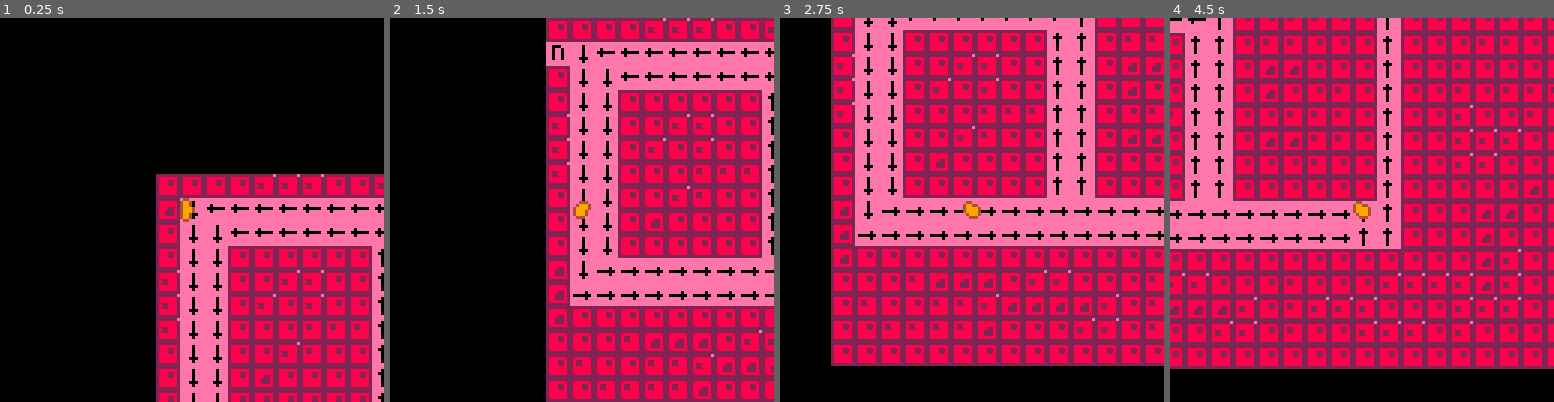
Above: before the commit, frames 1-4 (left to right).
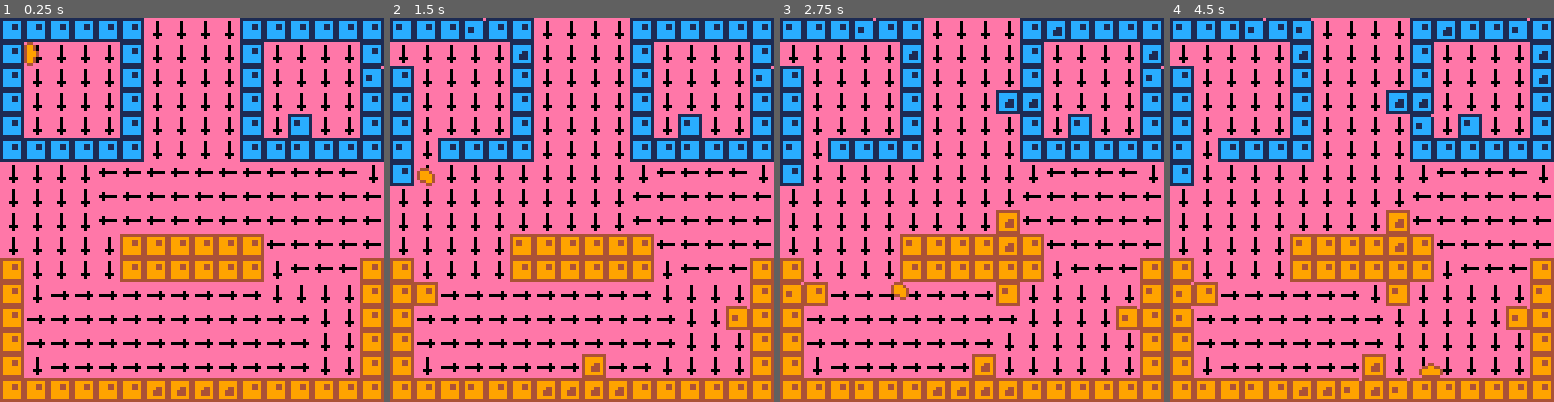
Above: after the commit, the same moments.

Repository: Compynerd255/thehansinator-ludum-dare-38
Game: PICO-8 cartridge game.p8
Same seed, same stepped clock (60 frames per second), same inputs: the game is played once before the commit and once after it.
Inputs:
- Up to frame 1 (0.25 s): no input
- Up to frame 2 (1.5 s): tap X (X key) at 0.33, 1.07 s; tap O (Z key) at 0.7 s
- Up to frame 3 (2.75 s): hold Right 1.6-2.1 s; tap O (Z key) at 1.7, 2.1, 2.5 s; tap X (X key) at 1.85 s; hold Up 2.15-2.42 s; hold Right from 2.47 s (still down)
- Up to frame 4 (4.5 s): tap O (Z key) every 0.4 s from 2.9 to 4.1 s; tap X (X key) at 2.97, 4.08 s; release Right at 3.03 s; hold Left 3.08-3.58 s; hold Down 3.63-3.97 s; hold Right from 4.02 s (still down)

The runs differ from the first frame. In frame 1, 88% of the frame differs, in the area x 0-100%, y 0-100%; in frame 2, 85%; in frame 3, 85%; in frame 4, 90%.

Commit message:
Add cell replication

Diff:
--- a/game.p8
+++ b/game.p8
@@ -3,6 +3,16 @@
 __lua__
 --slime lords
 --thehansinator
+
+dirinfoset={
+ {2,3,1,0,"y","x"},
+ {2,3,0,1,"y","x"},
+ {0,1,3,2,"x","y"},
+ {0,1,2,3,"x","y"}
+}
+
+fieldwidth=16
+fieldheight=16
 
 function _init()
 
@@ -20,17 +30,11 @@
 player.x=1
 player.y=1
 
-dirinfoset={
- {2,3,1,0,"y","x"},
- {2,3,0,1,"y","x"},
- {0,1,3,2,"x","y"},
- {0,1,2,3,"x","y"}
-}
-
 end
 
 function _update()
 
+update_tiles()
 update_player()
 
 end
@@ -38,13 +42,134 @@
 function _draw()
 
 cls(14)
-local cx=(player.x)
-local cy=(player.y)
-camera((cx*8)-60,(cy*8)-60)
-draw_map(flr(cx),flr(cy))
+local camx=
+ (player.x)*(fieldwidth-16)/
+ fieldwidth
+local camy=
+ (player.y)*(fieldheight-16)/
+ fieldheight
+camera((camx*8),(camy*8))
+draw_map(camx,camy)
 draw_slime(player)
 
 end
+
+function update_tiles()
+
+local changeorders={}
+local i
+local j
+for i=0,fieldwidth do
+ for j=0,fieldheight do
+  local m=mget(i,j)
+  if m>=1 and m<=5 then
+   update_tile_current(
+    i,j,m,changeorders)
+  elseif m>=16 and m<=31 then
+   update_tile_cell(
+    i,j,m,changeorders)
+  end
+ end
+end
+
+local c
+for c in all(changeorders) do
+ mset(c.x,c.y,c.m)
+end
+
+end
+
+--update empty tile with
+--current
+function update_tile_current(
+ x,y,m,changeorders)
+
+local cv = {}
+cv.x=rnd(2)-1
+cv.y=rnd(2)-1
+if m>=1 and m<=4 then
+ cv=vecdir_add(cv,m-1,1)
+end
+local i
+local j
+for i=-1,1 do
+ for j=-1,1 do
+ local o=mget(x+i,y+j)
+ if o>=1 and o<=4 then
+  cv=vecdir_add(cv,o-1,1)
+ end
+ end
+end
+
+cv.x /= 10
+cv.y /= 10
+
+local newm = m
+
+if abs(cv.x)<0.5 then cv.x=0 end
+if abs(cv.y)<0.5 then cv.y=0 end
+
+if abs(cv.x)>abs(cv.y) then
+ if cv.x < 0 then
+  newm=1
+ else
+  newm=2
+ end
+else
+ if cv.y < 0 then
+  newm=3
+ else
+  newm=4
+ end
+end
+
+if newm != m then
+ local changeorder={}
+ changeorder.x=x
+ changeorder.y=y
+ changeorder.m=newm
+ add(changeorders,changeorder)
+end
+
+end
+
+--update tile with cell
+function update_tile_cell(
+ x,y,m,changeorders)
+
+local mcol=flr((m-16)/4)
+
+--cells change shape once
+--every few frames
+if rnd(300)<1 then
+ local changeorder={}
+ changeorder.x=x
+ changeorder.y=y
+ changeorder.m=
+  (mcol*4+16)+flr(rnd(4))
+ add(changeorders,changeorder)
+end
+
+--cells replicate once every
+--600 frames on average
+if rnd(600)<1 then
+ local d=flr(rnd(4))
+ local pos={}
+ pos.x=x
+ pos.y=y
+ pos=vecdir_add(pos,d,1)
+ if not is_solid(pos.x,pos.y)
+ then
+  local changeorder={}
+  changeorder.x=pos.x
+  changeorder.y=pos.y
+  changeorder.m=
+   (mcol*4+16)+flr(rnd(4))
+  add(changeorders,changeorder)
+ end
+end
+
+end --update_tile_cell
 
 function update_player()
 
@@ -235,11 +360,11 @@
  {0,1}
 }
 
-function vecdir_add(v,dir,mag)
+function vecdir_add(v,d,mag)
 
 local u = {}
-u.x = vecdirs[dir+1][1] * mag
-u.y = vecdirs[dir+1][2] * mag
+u.x = vecdirs[d+1][1] * mag
+u.y = vecdirs[d+1][2] * mag
 u.x += v.x
 u.y += v.y
 return u
@@ -253,13 +378,15 @@
 
 end
 
-function draw_map(cx,cy)
-
+function draw_map(camx,camy)
+
+camx=flr(camx)
+camy=flr(camy)
 local i=0
 local j=0
-for i=cx-8,cx+9 do
- for j=cy-8,cy+9 do
-  local m=mget(flr(i),flr(j))
+for i=camx,camx+16 do
+ for j=camy,camy+16 do
+  local m=mget(i,j)
   --if m >= 16 then
    spr(m,i*8,j*8)
   --end
@@ -413,168 +540,168 @@
 eeeeeeeeeeeeeeeeeeeeeeeeeeeeeeeeeeeeeeeeeeeeeeeeeeeeeeeeeeeeeeeeeeeeeeeeeeeeeeeeeeeeeeeeeeeeeeeeeeeeeeeeeeeeeeeeeeeeeeeeeeeeeeee
 
 __gff__
-0200000000000000000000000000000002020202020202020202020202020202000000000000000000000000000000000000000000000000000000000000000000000000000000000000000000000000000000000000000000000000000000000000000000000000000000000000000000000000000000000000000000000000
+0201010101010000000000000000000002020202020202020202020202020202000000000000000000000000000000000000000000000000000000000000000000000000000000000000000000000000000000000000000000000000000000000000000000000000000000000000000000000000000000000000000000000000
 0000000000000000000000000000000000000000000000000000000000000000000000000000000000000000000000000000000000000000000000000000000000000000000000000000000000000000000000000000000000000000000000000000000000000000000000000000000000000000000000000000000000000000
 __map__
-1010101011111110101111101010101010101010101013131313131310101000000000000000000000000000000000000000000000000000000000000000000000000000000000000000000000000000000000000000000000000000000000000000000000000000000000000000000000000000000000000000000000000000
-1204010101010101010101010101010101011010131310101313101310101000000000000000000000000000000000000000000000000000000000000000000000000000000000000000000000000000000000000000000000000000000000000000000000000000000000000000000000000000000000000000000000000000
-1004040101010101010103101013131010031010101013131313101010131000000000000000000000000000000000000000000000000000000000000000000000000000000000000000000000000000000000000000000000000000000000000000000000000000000000000000000000000000000000000000000000000000
-1004041010101010100303101313101010031010101313101013131013131000000000000000000000000000000000000000000000000000000000000000000000000000000000000000000000000000000000000000000000000000000000000000000000000000000000000000000000000000000000000000000000000000
-1104041010111110100303101212101010031010131010101013131313101000000000000000000000000000000000000000000000000000000000000000000000000000000000000000000000000000000000000000000000000000000000000000000000000000000000000000000000000000000000000000000000000000
-1104041011101110100303101210101310031010131013131313101011101000000000000000000000000000000000000000000000000000000000000000000000000000000000000000000000000000000000000000000000000000000000000000000000000000000000000000000000000000000000000000000000000000
-1104041010101313130303101013131310031010111010131010101011101000000000000000000000000000000000000000000000000000000000000000000000000000000000000000000000000000000000000000000000000000000000000000000000000000000000000000000000000000000000000000000000000000
-1004041010111310100303101212131310031010111111101010101011101000000000000000000000000000000000000000000000000000000000000000000000000000000000000000000000000000000000000000000000000000000000000000000000000000000000000000000000000000000000000000000000000000
-1004041012101010100303101010131010031010111110101212101010101000000000000000000000000000000000000000000000000000000000000000000000000000000000000000000000000000000000000000000000000000000000000000000000000000000000000000000000000000000000000000000000000000
-1004041010101010100303101010101010031010101010121012101010101000000000000000000000000000000000000000000000000000000000000000000000000000000000000000000000000000000000000000000000000000000000000000000000000000000000000000000000000000000000000000000000000000
-1204020202020202020202020202020203031010101212101212101010101000000000000000000000000000000000000000000000000000000000000000000000000000000000000000000000000000000000000000000000000000000000000000000000000000000000000000000000000000000000000000000000000000
-1202020202020202020202020202020203031010101210101210101210101000000000000000000000000000000000000000000000000000000000000000000000000000000000000000000000000000000000000000000000000000000000000000000000000000000000000000000000000000000000000000000000000000
-1210101010101010101010101010101010101010101211101010121210101000000000000000000000000000000000000000000000000000000000000000000000000000000000000000000000000000000000000000000000000000000000000000000000000000000000000000000000000000000000000000000000000000
-1010101312121210111110101013101010111111111211101010101010101000000000000000000000000000000000000000000000000000000000000000000000000000000000000000000000000000000000000000000000000000000000000000000000000000000000000000000000000000000000000000000000000000
-1013101013131112121212111013111111101010111111101010101010101000000000000000000000000000000000000000000000000000000000000000000000000000000000000000000000000000000000000000000000000000000000000000000000000000000000000000000000000000000000000000000000000000
-1010131313131210101011111013101011111110111010101010101010101000000000000000000000000000000000000000000000000000000000000000000000000000000000000000000000000000000000000000000000000000000000000000000000000000000000000000000000000000000000000000000000000000
-1010101010101010101010101010101010101010101010101010101010101000000000000000000000000000000000000000000000000000000000000000000000000000000000000000000000000000000000000000000000000000000000000000000000000000000000000000000000000000000000000000000000000000
-0000000000000000000000000000000000000000000000000000000000000000000000000000000000000000000000000000000000000000000000000000000000000000000000000000000000000000000000000000000000000000000000000000000000000000000000000000000000000000000000000000000000000000
-0000000000000000000000000000000000000000000000000000000000000000000000000000000000000000000000000000000000000000000000000000000000000000000000000000000000000000000000000000000000000000000000000000000000000000000000000000000000000000000000000000000000000000
-0000000000000000000000000000000000000000000000000000000000000000000000000000000000000000000000000000000000000000000000000000000000000000000000000000000000000000000000000000000000000000000000000000000000000000000000000000000000000000000000000000000000000000
-0000000000000000000000000000000000000000000000000000000000000000000000000000000000000000000000000000000000000000000000000000000000000000000000000000000000000000000000000000000000000000000000000000000000000000000000000000000000000000000000000000000000000000
-0000000000000000000000000000000000000000000000000000000000000000000000000000000000000000000000000000000000000000000000000000000000000000000000000000000000000000000000000000000000000000000000000000000000000000000000000000000000000000000000000000000000000000
-0000000000000000000000000000000000000000000000000000000000000000000000000000000000000000000000000000000000000000000000000000000000000000000000000000000000000000000000000000000000000000000000000000000000000000000000000000000000000000000000000000000000000000
-0000000000000000000000000000000000000000000000000000000000000000000000000000000000000000000000000000000000000000000000000000000000000000000000000000000000000000000000000000000000000000000000000000000000000000000000000000000000000000000000000000000000000000
-0000000000000000000000000000000000000000000000000000000000000000000000000000000000000000000000000000000000000000000000000000000000000000000000000000000000000000000000000000000000000000000000000000000000000000000000000000000000000000000000000000000000000000
-0000000000000000000000000000000000000000000000000000000000000000000000000000000000000000000000000000000000000000000000000000000000000000000000000000000000000000000000000000000000000000000000000000000000000000000000000000000000000000000000000000000000000000
-0000000000000000000000000000000000000000000000000000000000000000000000000000000000000000000000000000000000000000000000000000000000000000000000000000000000000000000000000000000000000000000000000000000000000000000000000000000000000000000000000000000000000000
-0000000000000000000000000000000000000000000000000000000000000000000000000000000000000000000000000000000000000000000000000000000000000000000000000000000000000000000000000000000000000000000000000000000000000000000000000000000000000000000000000000000000000000
-0000000000000000000000000000000000000000000000000000000000000000000000000000000000000000000000000000000000000000000000000000000000000000000000000000000000000000000000000000000000000000000000000000000000000000000000000000000000000000000000000000000000000000
-0000000000000000000000000000000000000000000000000000000000000000000000000000000000000000000000000000000000000000000000000000000000000000000000000000000000000000000000000000000000000000000000000000000000000000000000000000000000000000000000000000000000000000
-0000000000000000000000000000000000000000000000000000000000000000000000000000000000000000000000000000000000000000000000000000000000000000000000000000000000000000000000000000000000000000000000000000000000000000000000000000000000000000000000000000000000000000
-0000000000000000000000000000000000000000000000000000000000000000000000000000000000000000000000000000000000000000000000000000000000000000000000000000000000000000000000000000000000000000000000000000000000000000000000000000000000000000000000000000000000000000
-…(130 lines of a section not shown)…
+1414141414140404040414141414141400000000000000000000000000000000000000000000000000000000000000000000000000000000000000000000000000000000000000000000000000000000000000000000000000000000000000000000000000000000000000000000000000000000000000000000000000000000
+1405050505140404040414050505051400000000000000000000000000000000000000000000000000000000000000000000000000000000000000000000000000000000000000000000000000000000000000000000000000000000000000000000000000000000000000000000000000000000000000000000000000000000
+1405050505140404040414050505051400000000000000000000000000000000000000000000000000000000000000000000000000000000000000000000000000000000000000000000000000000000000000000000000000000000000000000000000000000000000000000000000000000000000000000000000000000000
+1405050505140404040414050505051400000000000000000000000000000000000000000000000000000000000000000000000000000000000000000000000000000000000000000000000000000000000000000000000000000000000000000000000000000000000000000000000000000000000000000000000000000000
+1405050505140404040414050505051400000000000000000000000000000000000000000000000000000000000000000000000000000000000000000000000000000000000000000000000000000000000000000000000000000000000000000000000000000000000000000000000000000000000000000000000000000000
+1414141414140404040414141414141400000000000000000000000000000000000000000000000000000000000000000000000000000000000000000000000000000000000000000000000000000000000000000000000000000000000000000000000000000000000000000000000000000000000000000000000000000000
+0204010101010101010101010101010100000000000000000000000000000000000000000000000000000000000000000000000000000000000000000000000000000000000000000000000000000000000000000000000000000000000000000000000000000000000000000000000000000000000000000000000000000000
+0204010101010101010101010101010100000000000000000000000000000000000000000000000000000000000000000000000000000000000000000000000000000000000000000000000000000000000000000000000000000000000000000000000000000000000000000000000000000000000000000000000000000000
+0204040101010101010101010101010100000000000000000000000000000000000000000000000000000000000000000000000000000000000000000000000000000000000000000000000000000000000000000000000000000000000000000000000000000000000000000000000000000000000000000000000000000000
+02040404011c1c1c1c1c1c010101010100000000000000000000000000000000000000000000000000000000000000000000000000000000000000000000000000000000000000000000000000000000000000000000000000000000000000000000000000000000000000000000000000000000000000000000000000000000
+1c040404041c1c1c1c1c1c010101011c00000000000000000000000000000000000000000000000000000000000000000000000000000000000000000000000000000000000000000000000000000000000000000000000000000000000000000000000000000000000000000000000000000000000000000000000000000000
+1c02020202020202020202030303031c00000000000000000000000000000000000000000000000000000000000000000000000000000000000000000000000000000000000000000000000000000000000000000000000000000000000000000000000000000000000000000000000000000000000000000000000000000000
+1c02020202020202020202020202021c00000000000000000000000000000000000000000000000000000000000000000000000000000000000000000000000000000000000000000000000000000000000000000000000000000000000000000000000000000000000000000000000000000000000000000000000000000000
+1c02020202020202020202020202021c00000000000000000000000000000000000000000000000000000000000000000000000000000000000000000000000000000000000000000000000000000000000000000000000000000000000000000000000000000000000000000000000000000000000000000000000000000000
+1c02020202020202020202020202021c00000000000000000000000000000000000000000000000000000000000000000000000000000000000000000000000000000000000000000000000000000000000000000000000000000000000000000000000000000000000000000000000000000000000000000000000000000000
+1c1c1c1c1c1c1e1e1e1e1c1c1c1c1c1c00000000000000000000000000000000000000000000000000000000000000000000000000000000000000000000000000000000000000000000000000000000000000000000000000000000000000000000000000000000000000000000000000000000000000000000000000000000
+0000000000000000000000000000000000000000000000000000000000000000000000000000000000000000000000000000000000000000000000000000000000000000000000000000000000000000000000000000000000000000000000000000000000000000000000000000000000000000000000000000000000000000
+0000000000000000000000000000000000000000000000000000000000000000000000000000000000000000000000000000000000000000000000000000000000000000000000000000000000000000000000000000000000000000000000000000000000000000000000000000000000000000000000000000000000000000
+0000000000000000000000000000000000000000000000000000000000000000000000000000000000000000000000000000000000000000000000000000000000000000000000000000000000000000000000000000000000000000000000000000000000000000000000000000000000000000000000000000000000000000
+0000000000000000000000000000000000000000000000000000000000000000000000000000000000000000000000000000000000000000000000000000000000000000000000000000000000000000000000000000000000000000000000000000000000000000000000000000000000000000000000000000000000000000
+0000000000000000000000000000000000000000000000000000000000000000000000000000000000000000000000000000000000000000000000000000000000000000000000000000000000000000000000000000000000000000000000000000000000000000000000000000000000000000000000000000000000000000
+0000000000000000000000000000000000000000000000000000000000000000000000000000000000000000000000000000000000000000000000000000000000000000000000000000000000000000000000000000000000000000000000000000000000000000000000000000000000000000000000000000000000000000
+0000000000000000000000000000000000000000000000000000000000000000000000000000000000000000000000000000000000000000000000000000000000000000000000000000000000000000000000000000000000000000000000000000000000000000000000000000000000000000000000000000000000000000
+0000000000000000000000000000000000000000000000000000000000000000000000000000000000000000000000000000000000000000000000000000000000000000000000000000000000000000000000000000000000000000000000000000000000000000000000000000000000000000000000000000000000000000
+0000000000000000000000000000000000000000000000000000000000000000000000000000000000000000000000000000000000000000000000000000000000000000000000000000000000000000000000000000000000000000000000000000000000000000000000000000000000000000000000000000000000000000
+0000000000000000000000000000000000000000000000000000000000000000000000000000000000000000000000000000000000000000000000000000000000000000000000000000000000000000000000000000000000000000000000000000000000000000000000000000000000000000000000000000000000000000
+0000000000000000000000000000000000000000000000000000000000000000000000000000000000000000000000000000000000000000000000000000000000000000000000000000000000000000000000000000000000000000000000000000000000000000000000000000000000000000000000000000000000000000
+0000000000000000000000000000000000000000000000000000000000000000000000000000000000000000000000000000000000000000000000000000000000000000000000000000000000000000000000000000000000000000000000000000000000000000000000000000000000000000000000000000000000000000
+0000000000000000000000000000000000000000000000000000000000000000000000000000000000000000000000000000000000000000000000000000000000000000000000000000000000000000000000000000000000000000000000000000000000000000000000000000000000000000000000000000000000000000
+0000000000000000000000000000000000000000000000000000000000000000000000000000000000000000000000000000000000000000000000000000000000000000000000000000000000000000000000000000000000000000000000000000000000000000000000000000000000000000000000000000000000000000
+0000000000000000000000000000000000000000000000000000000000000000000000000000000000000000000000000000000000000000000000000000000000000000000000000000000000000000000000000000000000000000000000000000000000000000000000000000000000000000000000000000000000000000
+0000000000000000000000000000000000000000000000000000000000000000000000000000000000000000000000000000000000000000000000000000000000000000000000000000000000000000000000000000000000000000000000000000000000000000000000000000000000000000000000000000000000000000
+…(130 lines of a section not shown)…
